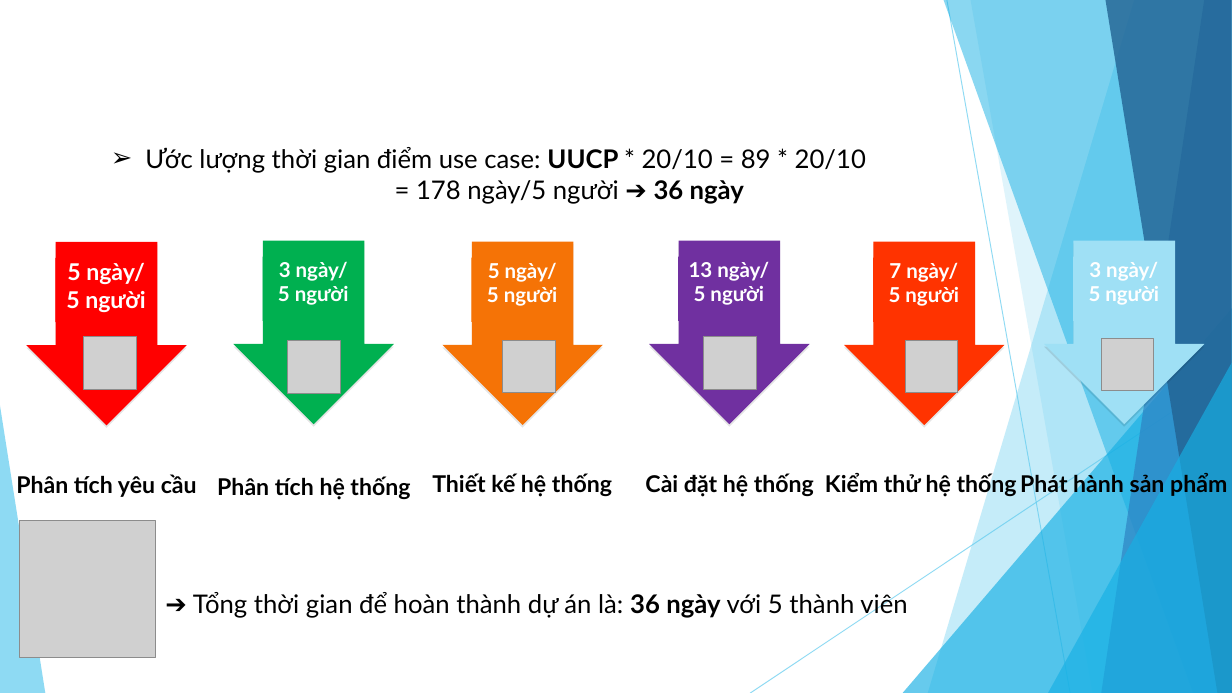
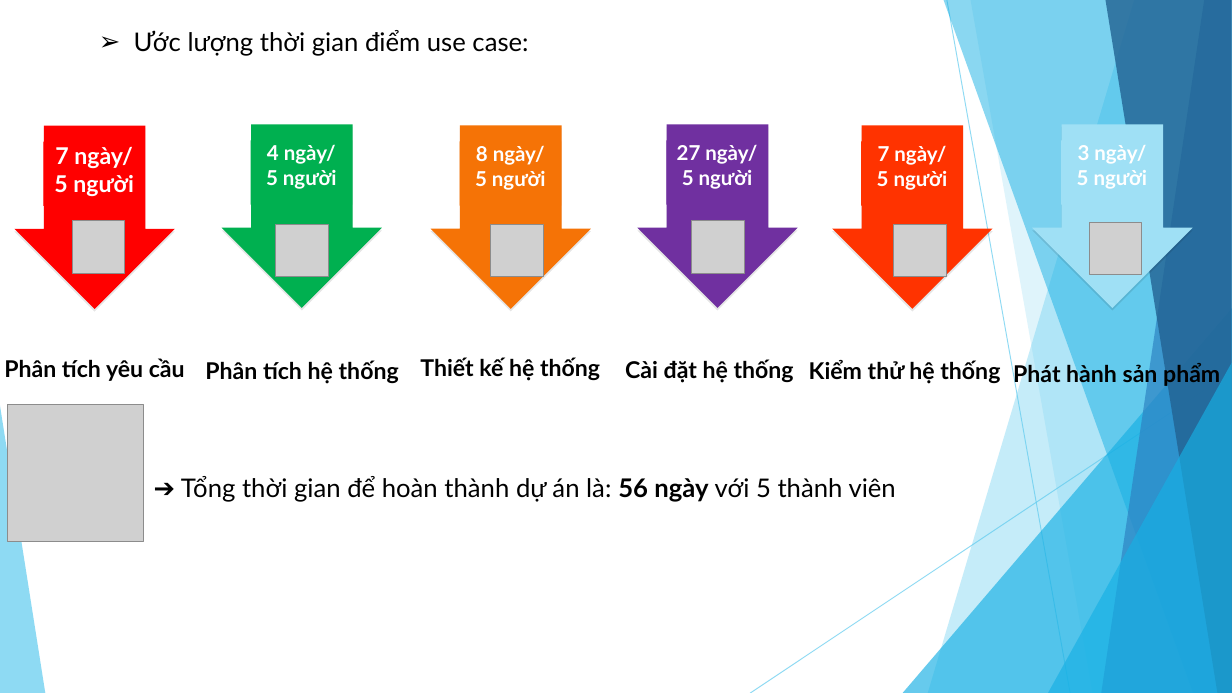
Before and after one commit to Project-Manager-Subject/ecom-shop, a slide deck: slide 24 of blog/docs/webiste_maytinh.pptx. Drawn at 1232x693 pixels with LibreOffice and Linux fonts; fonts in the diff are those of the drawing; grey boxes stand for pictures. Boxes give left, top, right and bottom in pixels: in the first picture for what was removed or moved away, otherwise in the second. Text is boxed around its words. In the diff, an @@ line names an element or a change of style, - is before the commit and + after.

```diff
--- a/blog/docs/webiste_maytinh.pptx
+++ b/blog/docs/webiste_maytinh.pptx
@@ text at [134, 30, 528, 56]: text changed @@
-➢ Ước lượng thời gian điểm use case: UUCP * 20/10 = 89 * 20/10
-= 178 ngày/5 người ➔ 36 ngày
+➢ Ước lượng thời gian điểm use case:
@@ 7 pictures, 6 rectangles, 6 up arrows, 3 texts: place and size @@
-7 pictures, 6 rectangles, 6 up arrows, 3 texts at [16, 240, 1205, 658]
+7 pictures, 6 rectangles, 6 up arrows, 3 texts at [4, 125, 1193, 542]
@@ text in rectangle at [55, 146, 133, 168]: text changed @@
-5 ngày/
+7 ngày/
@@ text in rectangle at [267, 144, 336, 164]: text changed @@
-3 ngày/
+4 ngày/
@@ text in rectangle at [476, 145, 545, 165]: text changed @@
-5 ngày/
+8 ngày/
@@ text in rectangle at [677, 145, 757, 164]: text changed @@
-13 ngày/
+27 ngày/
@@ text "Cài đặt hệ thống": place and size @@
-text "Cài đặt hệ thống" at [645, 473, 814, 497]
+text "Cài đặt hệ thống" at [625, 359, 794, 383]
@@ text "Kiểm thử hệ thống": place and size @@
-text "Kiểm thử hệ thống" at [825, 472, 1017, 498]
+text "Kiểm thử hệ thống" at [809, 360, 1000, 384]
@@ text "Phát hành sản phẩm": place and size @@
-text "Phát hành sản phẩm" at [1020, 472, 1227, 498]
+text "Phát hành sản phẩm" at [1013, 362, 1220, 388]
@@ text at [181, 476, 896, 502]: text changed @@
-➔ Tổng thời gian để hoàn thành dự án là: 36 ngày với 5 thành viên
+➔ Tổng thời gian để hoàn thành dự án là: 56 ngày với 5 thành viên
```
Also in this commit, not shown: 17 other slides changed, 10 slides added, 10 slides removed, 1 other file.
